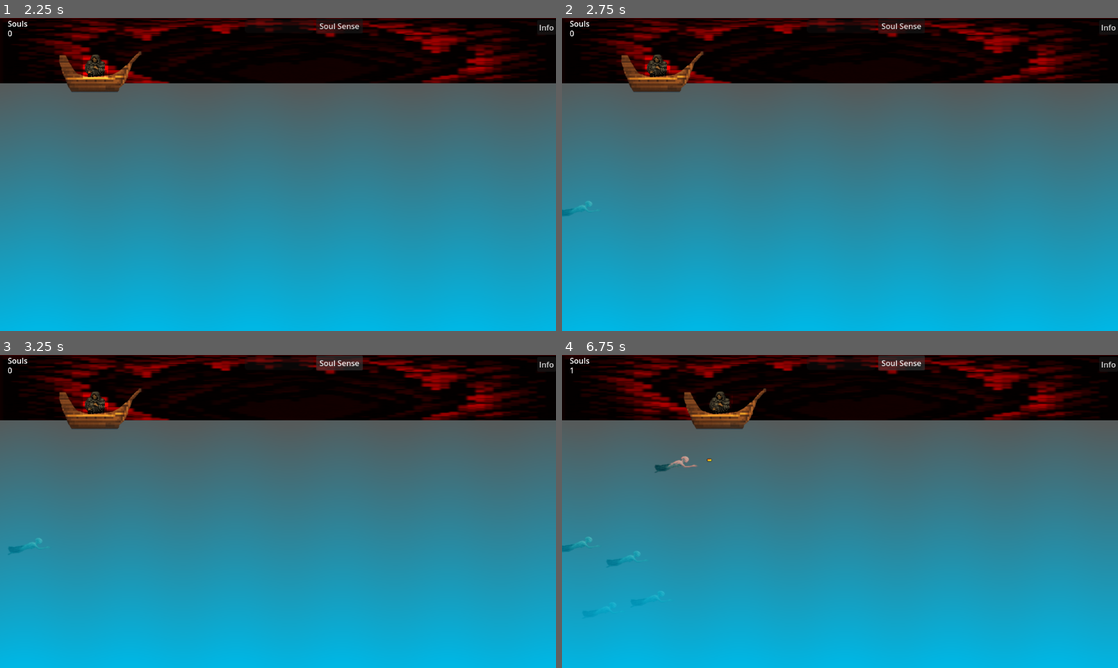
Above: before the commit, frames 1-4 (two rows, left to right).
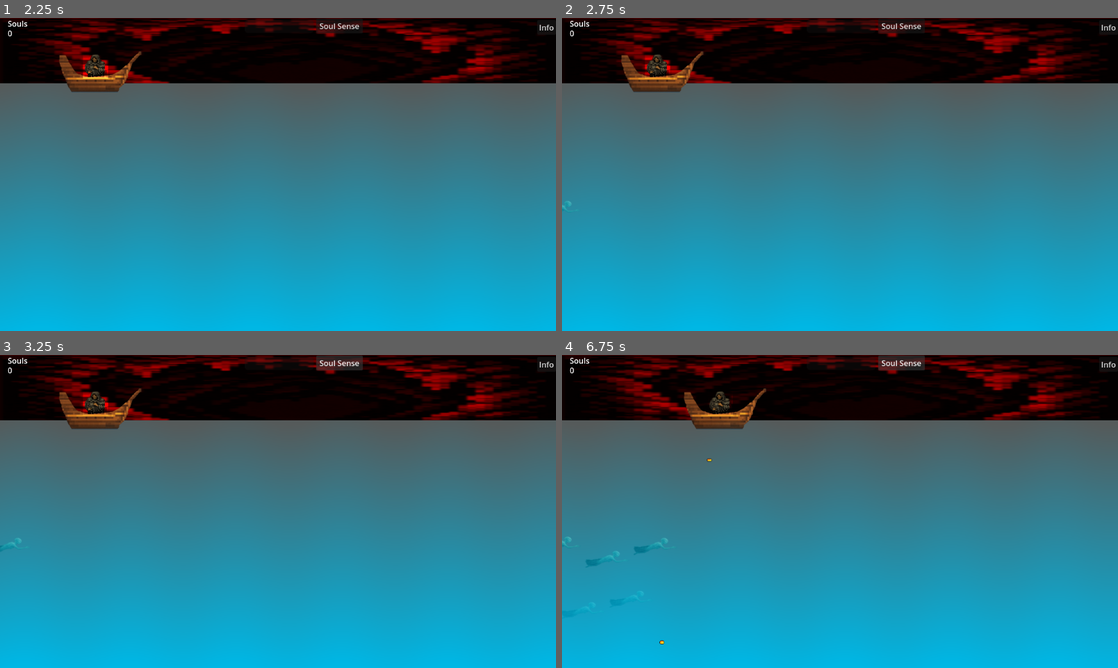
Above: after the commit, the same moments.

Repository: Latamata/PixelJam2025
Game: Godot game, scene res://scenes/game_scene.tscn
Same seed, same stepped clock (60 frames per second), same inputs: the game is played once before the commit and once after it. Sound files missing from this copy of the repository are replaced by a short silence.
Inputs:
- Up to frame 1 (2.25 s): click "Continue...." at 0.5 s; click "Info" at 1.25 s; click "Continue...." at 2 s
- Up to frame 2 (2.75 s): no input
- Up to frame 3 (3.25 s): click "Soul Sense" at 2.75 s
- Up to frame 4 (6.75 s): tap Enter (ui_accept) at 3.5, 3.77, 4.52, 6.02 s; hold Right (ui_right) 3.53-4.28 s; hold Left (ui_left) 4.28-5.03 s; hold Right (ui_right) 5.03-6.53 s; hold Left (ui_left) from 6.53 s (still down)

Frame 1 is identical in both runs. In frame 2, less than 0.1% of the frame differs, in the area x 0-6%, y 58-64%; in frame 3, less than 0.1%; in frame 4, 0.4%, in the area x 0-25%, y 4-93%.

Commit message:
Minor fix
fixed sound not looping with finished signal, fixed spawn x value so soul spawns look more natural.

Diff:
--- a/scenes/game_scene.tscn
+++ b/scenes/game_scene.tscn
@@ -65,9 +65,9 @@
 [node name="ambience" type="AudioStreamPlayer" parent="."]
 stream = ExtResource("7_kk2rg")
 autoplay = true
-parameters/looping = true
 
 [connection signal="timeout" from="Timer" to="." method="_on_timer_timeout"]
 [connection signal="sense_souls" from="user_interface" to="." method="_on_user_interface_sense_souls"]
 [connection signal="timeout" from="frenzy_timestop" to="." method="_on_frenzy_timestop_timeout"]
 [connection signal="timeout" from="frenzy_balanceCD" to="." method="_on_frenzy_balance_cd_timeout"]
+[connection signal="finished" from="ambience" to="." method="_on_ambience_finished"]
--- a/scripts/game_scene.gd
+++ b/scripts/game_scene.gd
@@ -41,7 +41,7 @@
 
 	# X position: just left of the water overlay
 	var overlay_pos = water_ovelay.get_global_position()
-	var spawn_x = overlay_pos.x - 32
+	var spawn_x = overlay_pos.x - 75
 
 	# Define vertical spawn limits more precisely
 	var soul_height = 32  # Approximate half of the soul sprite's height (adjust if needed)
@@ -105,3 +105,7 @@
 	#print('running')
 	if frenzy_on_cooldown:
 		frenzy_on_cooldown = false
+
+
+func _on_ambience_finished() -> void:
+	$ambience.play()
Not shown, changed: export_presets.cfg
